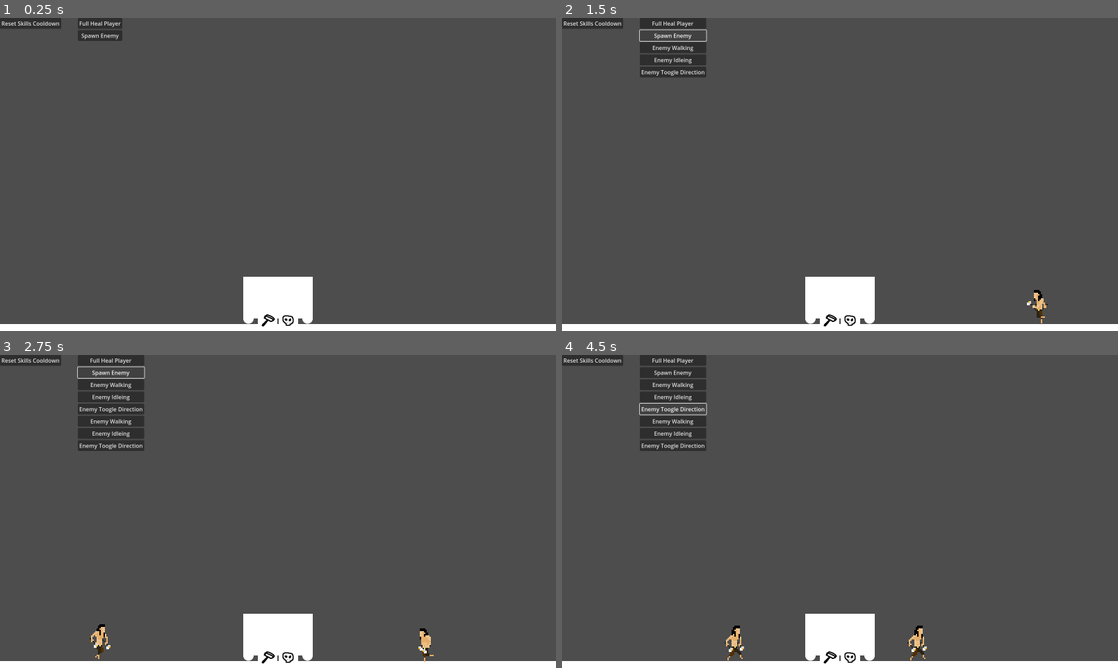
Above: before the commit, frames 1-4 (two rows, left to right).
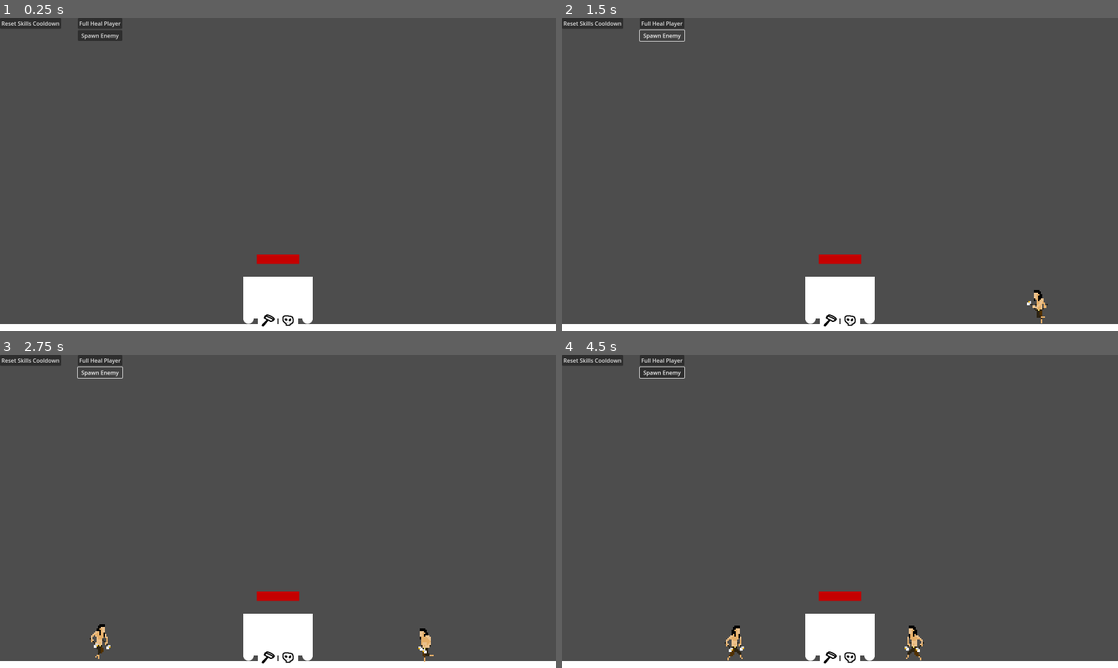
Above: after the commit, the same moments.

Repository: GesunderApfel/TowerDefense_Prototype
Game: Godot game, scene res://scenes/combat/combat_test/combat_scene.tscn
The game is run twice, just before and just after one commit, with the same random seed, the same clock (stepped at 60 frames per second) and the same inputs. The project has no main scene, so this scene is started directly.
Inputs (mouse positions are in pixels of both pictures, inside the frame that each line leads up to):
- Up to frame 1 (0.25 s): no input
- Up to frame 2 (1.5 s): click "Full Heal Player" at 0.5 s; click "Spawn Enemy" at 1.25 s
- Up to frame 3 (2.75 s): click "Spawn Enemy" at 2 s
- Up to frame 4 (4.5 s): click (673, 386) at 2.75 s, where only the run before the commit has a clickable "Enemy Walking"; click (673, 395) at 3.5 s, where only the run before the commit has a clickable "Enemy Idleing"; click (673, 408) at 4.25 s, where only the run before the commit has a clickable "Enemy Toogle Direction"

The runs differ from the first frame. In frame 1, 0.2% of the frame differs, in the area x 46-54%, y 75-79%; in frame 2, 1.7%; in frame 3, 2.8%; in frame 4, 2.9%, in the area x 13-66%, y 0-98%.

Commit message:
carriage has now healthbar and takes damage

Diff:
--- /dev/null
+++ b/scenes/combat/combat_health_bar.tscn
@@ -0,0 +1,24 @@
+[gd_scene load_steps=4 format=3 uid="uid://bl51pk2vko0vm"]
+
+[ext_resource type="Script" path="res://scripts/combat/combat_health_bar.gd" id="1_ir8qr"]
+
+[sub_resource type="StyleBoxFlat" id="StyleBoxFlat_bhhra"]
+bg_color = Color(0.165656, 0.165656, 0.165656, 1)
+
+[sub_resource type="StyleBoxFlat" id="StyleBoxFlat_ug0uw"]
+bg_color = Color(0.772549, 0, 0, 1)
+
+[node name="CombatHealthBar" type="Control"]
+layout_mode = 3
+anchors_preset = 0
+mouse_filter = 2
+script = ExtResource("1_ir8qr")
+
+[node name="HealthBar" type="ProgressBar" parent="."]
+offset_left = -61.0
+offset_right = 61.0
+offset_bottom = 27.0
+theme_override_styles/background = SubResource("StyleBoxFlat_bhhra")
+theme_override_styles/fill = SubResource("StyleBoxFlat_ug0uw")
+value = 100.0
+show_percentage = false
--- a/scenes/combat/combat_test/combat_scene.tscn
+++ b/scenes/combat/combat_test/combat_scene.tscn
@@ -28,4 +28,4 @@
 spawn_offset = Vector2(600, 1200)
 
 [node name="Marker2D" type="Marker2D" parent="."]
-position = Vector2(801, 954)
+position = Vector2(801, 704)
--- a/scenes/combat/combat_test/enemy.tscn
+++ b/scenes/combat/combat_test/enemy.tscn
@@ -327,7 +327,7 @@
 
 [node name="CharacterBody2D" type="CharacterBody2D"]
 position = Vector2(500, 0)
-collision_mask = 3
+collision_mask = 2
 script = ExtResource("1_5ktnc")
 
 [node name="CollisionShape2D" type="CollisionShape2D" parent="."]
@@ -377,5 +377,13 @@
 "": SubResource("AnimationLibrary_df5fh")
 }
 
+[node name="Timers" type="Node2D" parent="."]
+
+[node name="Attacks" type="Node2D" parent="Timers"]
+
+[node name="AttackTimer" type="Timer" parent="Timers/Attacks"]
+wait_time = 2.5
+one_shot = true
+
 [connection signal="body_entered" from="Areas_FacingRight/AttackArea_Melee_R" to="." method="_on_attack_area_melee_r_body_entered"]
 [connection signal="body_entered" from="Areas_FacingLeft/AttackArea_Melee_L" to="." method="_on_attack_area_melee_l_body_entered"]
--- a/scenes/combat/combat_ui.tscn
+++ b/scenes/combat/combat_ui.tscn
@@ -2,7 +2,7 @@
 
 [ext_resource type="Script" path="res://scripts/combat/combat_ui.gd" id="1_uqqnm"]
 
-[node name="CombatUI" type="Control"]
+[node name="CombatUI" type="Control" groups=["CombatUI"]]
 layout_mode = 3
 anchors_preset = 15
 anchor_right = 1.0
--- a/scripts/combat/combat_carriage.gd
+++ b/scripts/combat/combat_carriage.gd
@@ -1,15 +1,21 @@
 extends Node2D
 
+const COMBAT_HEALTH_BAR = preload("res://scenes/combat/combat_health_bar.tscn")
 @onready var body2D = $StaticBody2D
 
-var maxHealth = 10
-var health = 10
+var health_bar
+
+var maxHealth = 100
+var health = 100
 var defense = 0
 
 
 # Called when the node enters the scene tree for the first time.
 func _ready():
 	CombatDebug.bind_debug_method(heal_completely,"Full Heal Player")
+	health_bar = COMBAT_HEALTH_BAR.instantiate()
+	health_bar.position = position + Vector2(0, -200)
+	get_tree().root.add_child.call_deferred(health_bar)
 	pass # Replace with function body.
 
 
@@ -24,3 +30,11 @@
 
 func heal_completely():
 	health = maxHealth
+	update_healthbar()
+
+func take_damage(damage):
+	health -= damage
+	update_healthbar()
+
+func update_healthbar():
+	health_bar.update_health_value(float(health) / float(maxHealth) * 100)
--- /dev/null
+++ b/scripts/combat/combat_health_bar.gd
@@ -0,0 +1,6 @@
+extends Control
+
+@onready var health_bar = $HealthBar
+
+func update_health_value(newValue):
+	health_bar.value = newValue
--- a/scripts/combat/enemy.gd
+++ b/scripts/combat/enemy.gd
@@ -26,7 +26,11 @@
 var move_speed = 120
 var attack_damage = 1
 var defense = 1
-var attack_frequence = 5.0 #in seconds
+var attack_frequence = 2.5 #in seconds
+
+# attack
+var can_attack = true
+
 
 var target #what is the next target of action -> for now carriage
 
@@ -46,11 +50,12 @@
 @onready var attack_area_melee_r = $Areas_FacingRight/AttackArea_Melee_R
 @onready var attack_area_melee_l = $Areas_FacingLeft/AttackArea_Melee_L
 
+# Timers
+@onready var attack_timer = $Timers/Attacks/AttackTimer
+
 func _ready():
 	animation_tree.active = true
-	CombatDebug.bind_debug_method(debug_walk, "Enemy Walking")
-	CombatDebug.bind_debug_method(debug_idle, "Enemy Idleing")
-	CombatDebug.bind_debug_method(debug_toogle_look_direction, "Enemy Toogle Direction")
+
 
 func _physics_process(delta):
 
@@ -87,13 +92,16 @@
 	or attack_area_melee_l.overlaps_body(target.body2D):
 		current_state = EnemyState.ATTACK_TARGET
 
-	# check if target is in attack range
-	# if yes -> change state to attack
 	pass
 
 func attack():
 	animation_tree.set("parameters/conditions/IsWalking", false)
 	animation_tree.set("parameters/conditions/IsAttacking", true)
+
+	if attack_timer.is_stopped():
+		attack_timer.start()
+		target.take_damage(5)
+
 	# needs a kind of frequency -> timer for now
 	# decide if skill or normal attack -> for now just attack
 	# play animation -> use animator
@@ -119,27 +127,3 @@
 	else:
 		current_state= EnemyState.GET_HIT
 	pass
-
-
-func debug_walk():
-	animation_tree.set("parameters/IsMoving/blend_position", 1)
-
-func debug_idle():
-	animation_tree.set("parameters/IsMoving/blend_position", 0)
-
-func debug_toogle_look_direction():
-	is_looking_left = not is_looking_left
-	sprite.flip_h = is_looking_left
-
-
-
-
-
-func _on_attack_area_melee_l_body_entered(body):
-	#if carriage.is_in_group():
-	#print("Can attack carriage")
-	pass # Replace with function body.
-
-
-func _on_attack_area_melee_r_body_entered(body):
-	pass # Replace with function body.
--- a/scripts/combat/enemy_spawner.gd
+++ b/scripts/combat/enemy_spawner.gd
@@ -37,7 +37,6 @@
 		enemy.is_looking_left = false
 
 	var pos_x : float = carriage.position.x + spawn_offset.x * horizontal_spawn_direction
-	print(pos_x);
 
 	enemy.position = Vector2(pos_x,ground_height)
 	$Enemies.add_child(enemy)
